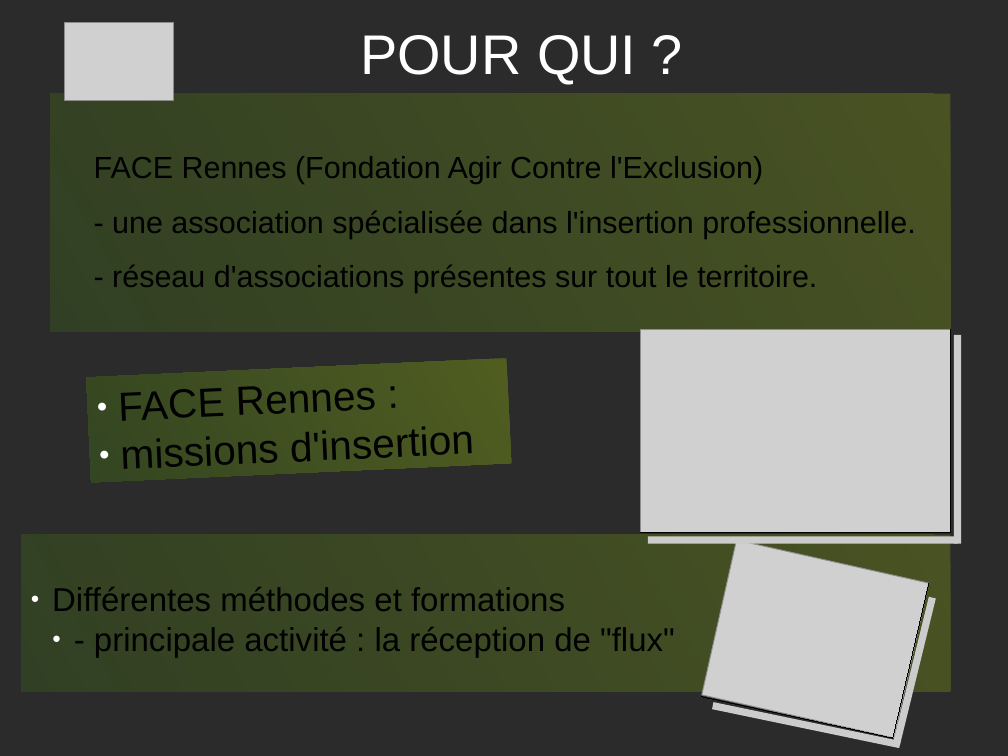
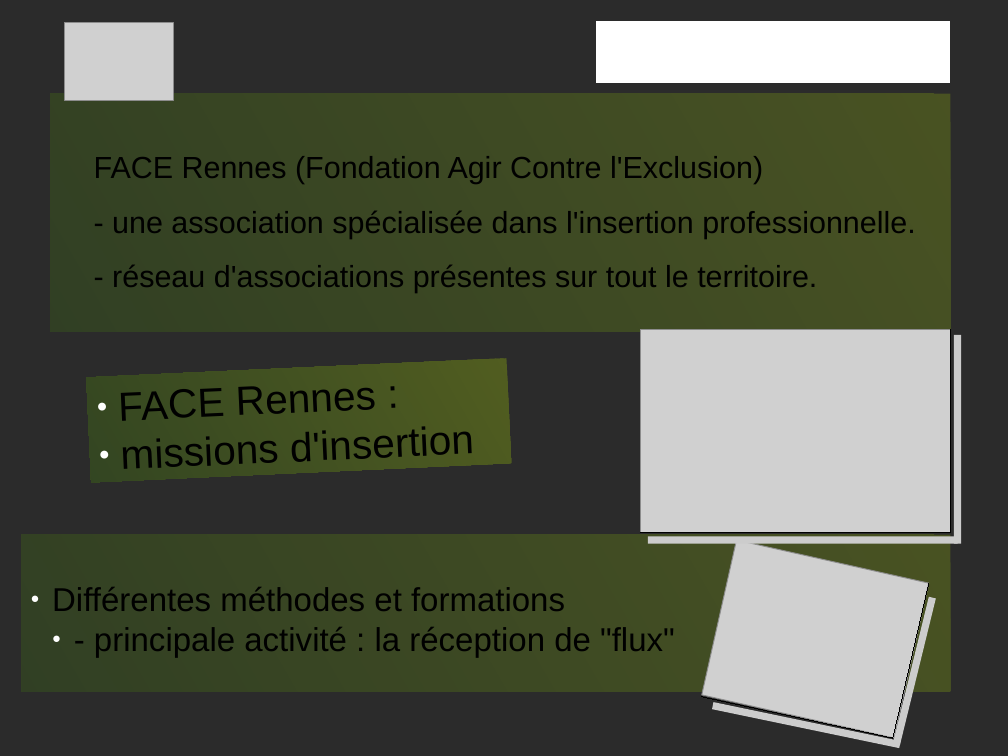
Before and after one commit to PatdeMessac/projets_certif, a slide deck: slide 2 of FACE/Presentation_projet.odp. Drawn at 1008x756 pixels with LibreOffice and Linux fonts; fonts in the diff are those of the drawing; grey boxes stand for pictures; background and template pictures are left out; a plain dark background stands for a picture behind light text. Boxes give left, top, right and bottom in pixels: in the first picture for what was removed or moved away, otherwise in the second. Text is boxed around its words. In the diff, an @@ line names an element or a change of style, - is before the commit and + after.

```diff
--- a/FACE/Presentation_projet.odp
+++ b/FACE/Presentation_projet.odp
@@ title "POUR QUI ?": place and size @@
-title "POUR QUI ?" at (360, 35, 636, 84)
+title "POUR QUI ?" at (612, 21, 887, 83)
@@ title "POUR QUI ?" at (612, 21, 887, 83): highlight none to #FFFFFF, letter outline none to #FFFFFF 0.75 pt; alignment centre to right @@
```
Also in this commit, not shown: 4 other slides changed, 2 other files.
